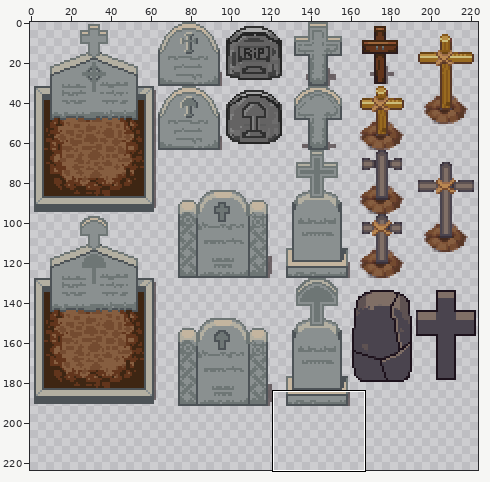
Sprite sheet, stored at collection/lpc/tileset/graves/PNG/32x32/graves-shadow.png. The picture above shows the old version from afar; the outline marks the close-up.
Close-up. Before the edit:
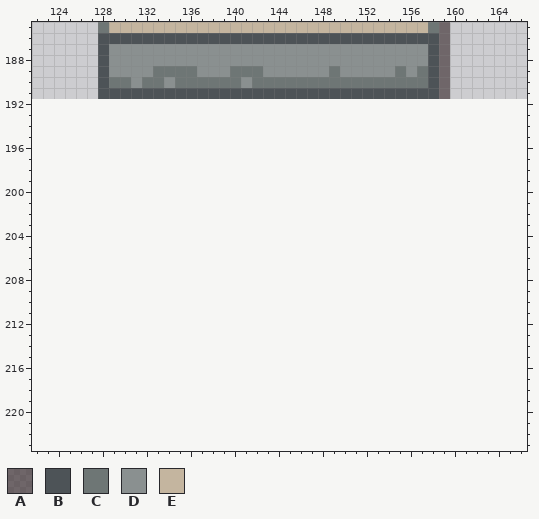
The file is 224x192 pixels. Pixels under 10% opacity are left out. Colours within 5 levels of each other are drawn and written as one. Shown: x 122..166, y 185..223. The old version is drawn lined up with the new one, on the new canvas.
Palette (. is transparent): A #31212499  B #4d5357  C #6e7675  D #8a9090  E #c4b59f
Pixels before, first column x 128:
185 CEEEEEEEEEEEEEEEEEEEEEEEEEEEEECA
186 BBBBBBBBBBBBBBBBBBBBBBBBBBBBBBBA
187 BDDDDDDDDDDDDDDDDDDDDDDDDDDDDDBA
188 BDDDDDDDDDDDDDDDDDDDDDDDDDDDDDBA
189 BDDDDCCCCDDDCCCDDDDDDCDDDDDCDCBA
190 BCCDCCDCCCCCCDCCCCCCCCCCCCCCCCBA
191 BBBBBBBBBBBBBBBBBBBBBBBBBBBBBBBA
The result:
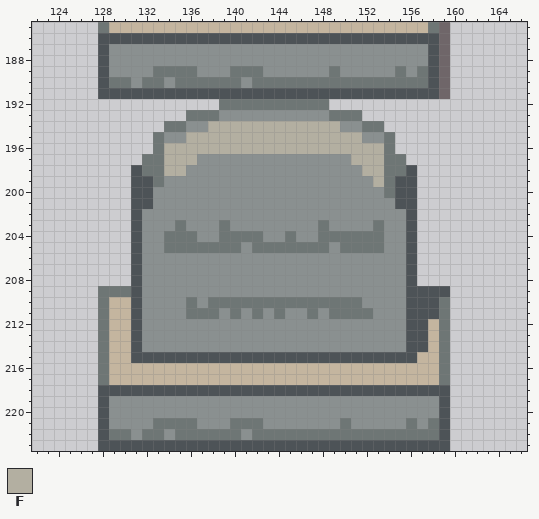
Colours new in this view: F #b3afa1
Difference:
canvas 224x192 -> 224x224
Changed rows in their new state; - is an unchanged pixel.
first column x 128:
192 -----------CCCCCCCCCC-----------
193 --------CCCDDDDDDDDDDCCC--------
194 ------CCDDFFFFFFFFFFFFDDCC------
195 -----CDDFFFFFFFFFFFFFFFFDDC-----
196 -----CFFFFFFFFFFFFFFFFFFFFC-----
197 ----CCFFFDDDDDDDDDDDDDDFFFCC----
198 ---BCCFFDDDDDDDDDDDDDDDDFFCCB---
199 ---BBCDDDDDDDDDDDDDDDDDDDFCBB---
200 ---BBDDDDDDDDDDDDDDDDDDDDDCBB---
201 ---BBDDDDDDDDDDDDDDDDDDDDDDBB---
202 ---BDDDDDDDDDDDDDDDDDDDDDDDDB---
203 ---BDDDCDDDCDDDDDDDDCDDDDCDDB---
204 ---BDDCCCDDCCCCDDCDDCCCCCCDDB---
205 ---BDDCCCCCCCDCCCCCCCDCCCCDDB---
206 ---BDDDDDDDDDDDDDDDDDDDDDDDDB---
207 ---BDDDDDDDDDDDDDDDDDDDDDDDDB---
208 ---BDDDDDDDDDDDDDDDDDDDDDDDDB---
209 CCCBDDDDDDDDDDDDDDDDDDDDDDDDBBBB
210 CEEBDDDDCDCCCCCCCCCCCCCCDDDDBBBC
211 CEEBDDDDCCCDCDCDCDDCDCCCCDDDBBBC
212 CEEBDDDDDDDDDDDDDDDDDDDDDDDDBBEC
213 CEEBDDDDDDDDDDDDDDDDDDDDDDDDBBEC
214 CEEBDDDDDDDDDDDDDDDDDDDDDDDDBBEC
215 CEEBBBBBBBBBBBBBBBBBBBBBBBBBBEEC
216 CEEEEEEEEEEEEEEEEEEEEEEEEEEEEEEC
217 CEEEEEEEEEEEEEEEEEEEEEEEEEEEEEEC
218 BBBBBBBBBBBBBBBBBBBBBBBBBBBBBBBB
219 BDDDDDDDDDDDDDDDDDDDDDDDDDDDDDDB
220 BDDDDDDDDDDDDDDDDDDDDDDDDDDDDDDB
221 BDDDDCCCCDDDCCCDDDDDDDCDDDDDCDCB
222 BCCDCCDCCCCCCDCCCCCCCCCCCCCCCCCB
223 BBBBBBBBBBBBBBBBBBBBBBBBBBBBBBBB
